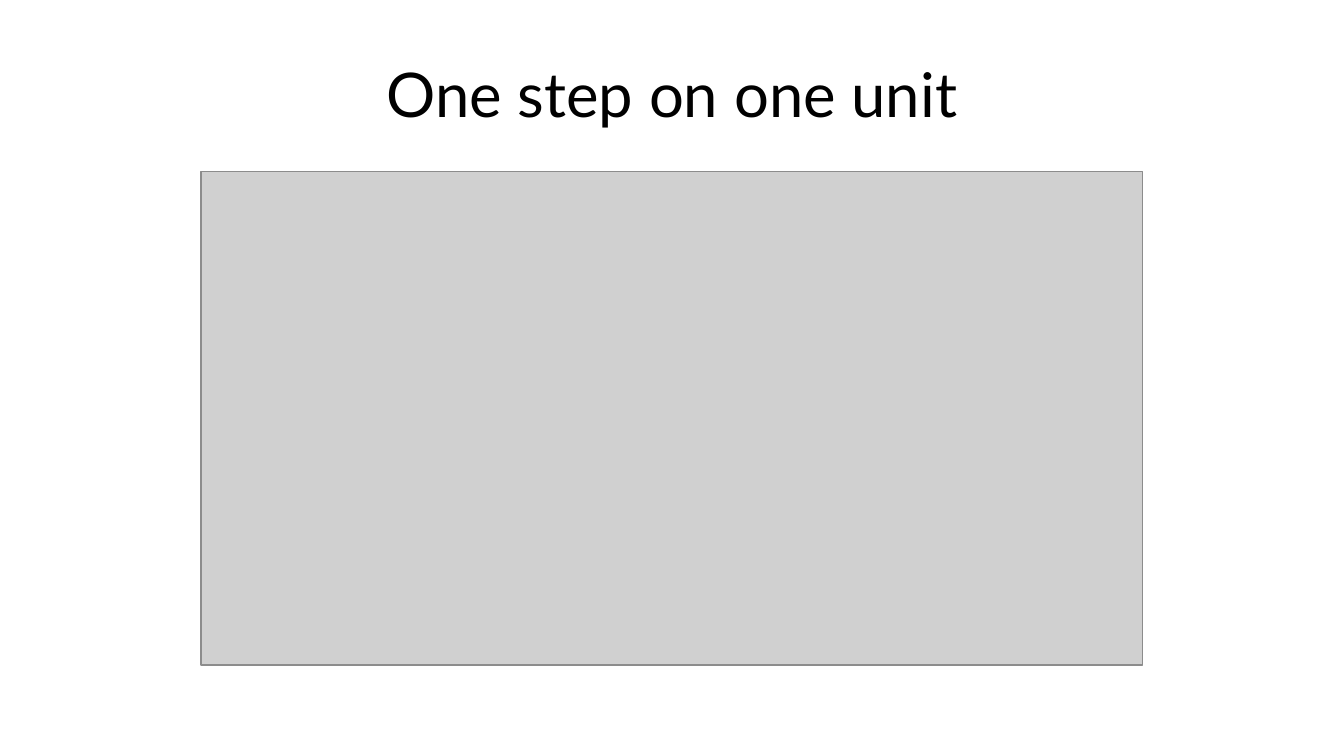
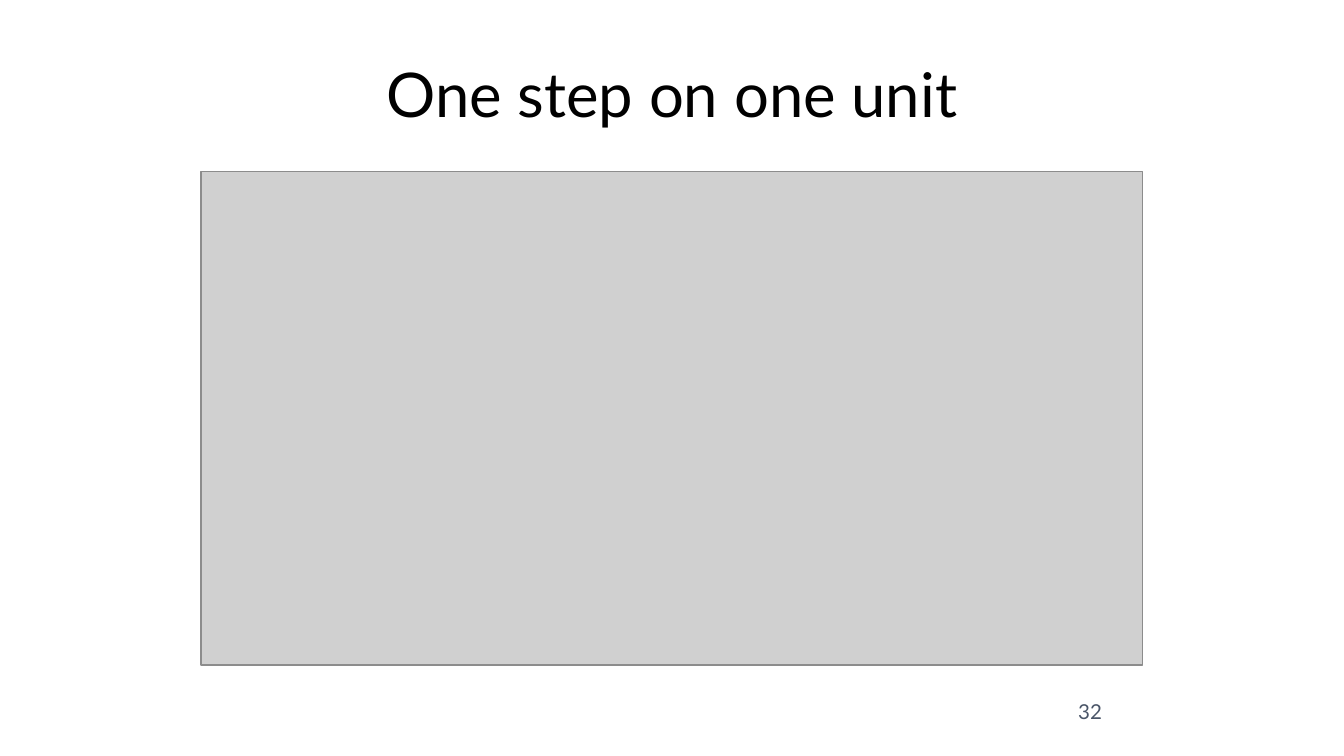
Before and after one commit to fabioantonini/technologies-for-artificial-intelligence, a slide deck: slide 32 of Lessons/09_neural_networks/Slides/neural_networks_slides.pptx. Drawn at 1344x756 pixels with LibreOffice and Linux fonts; fonts in the diff are those of the drawing; grey boxes stand for pictures; background and template pictures are left out. Boxes give left, top, right and bottom in pixels: in the first picture for what was removed or moved away, otherwise in the second. Text is boxed around its words. In the diff, an @@ line names an element or a change of style, - is before the commit and + after.

```diff
--- a/Lessons/09_neural_networks/Slides/neural_networks_slides.pptx
+++ b/Lessons/09_neural_networks/Slides/neural_networks_slides.pptx
@@ page number added at <box>1078,704,1102,719</box>, 11 pt, text #4A5568 @@
+32
```
Also in this commit, not shown: 58 other slides changed, 18 other files.
